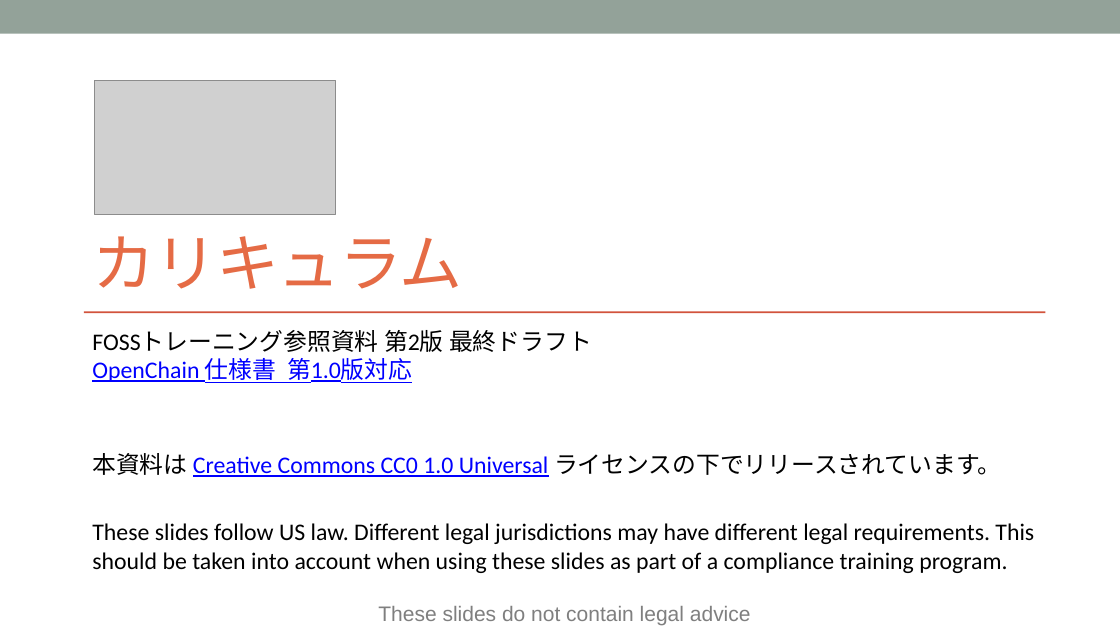
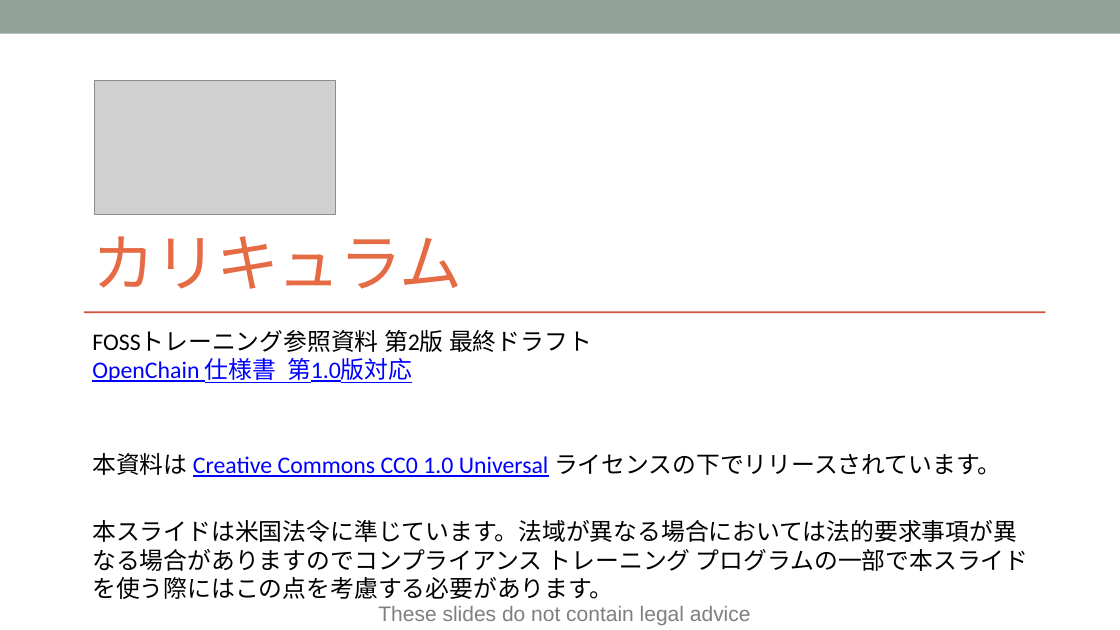
Before and after one commit to OpenChain-Project/Curriculum-Translation-JP, a slide deck: slide 1 of target/openchain-curriculum-release-2.pptx. Drawn at 1120x630 pixels with LibreOffice and Linux fonts; fonts in the diff are those of the drawing; grey boxes stand for pictures. Boxes give left, top, right and bottom in pixels: in the first picture for what was removed or moved away, otherwise in the second. Text is boxed around its words. In the diff, an @@ line names an element or a change of style, - is before the commit and + after.

```diff
--- a/target/openchain-curriculum-release-2.pptx
+++ b/target/openchain-curriculum-release-2.pptx
@@ subtitle at <box>92,520,1029,599</box>: text changed @@
-These slides follow US law. Different legal jurisdictions may have different legal requirements. This should be taken into account when using these slides as part of a compliance training program.
+本スライドは米国法令に準じています。法域が異なる場合においては法的要求事項が異なる場合がありますのでコンプライアンス トレーニング プログラムの一部で本スライドを使う際にはこの点を考慮する必要があります。
```
Also in this commit, not shown: 9 other files.
